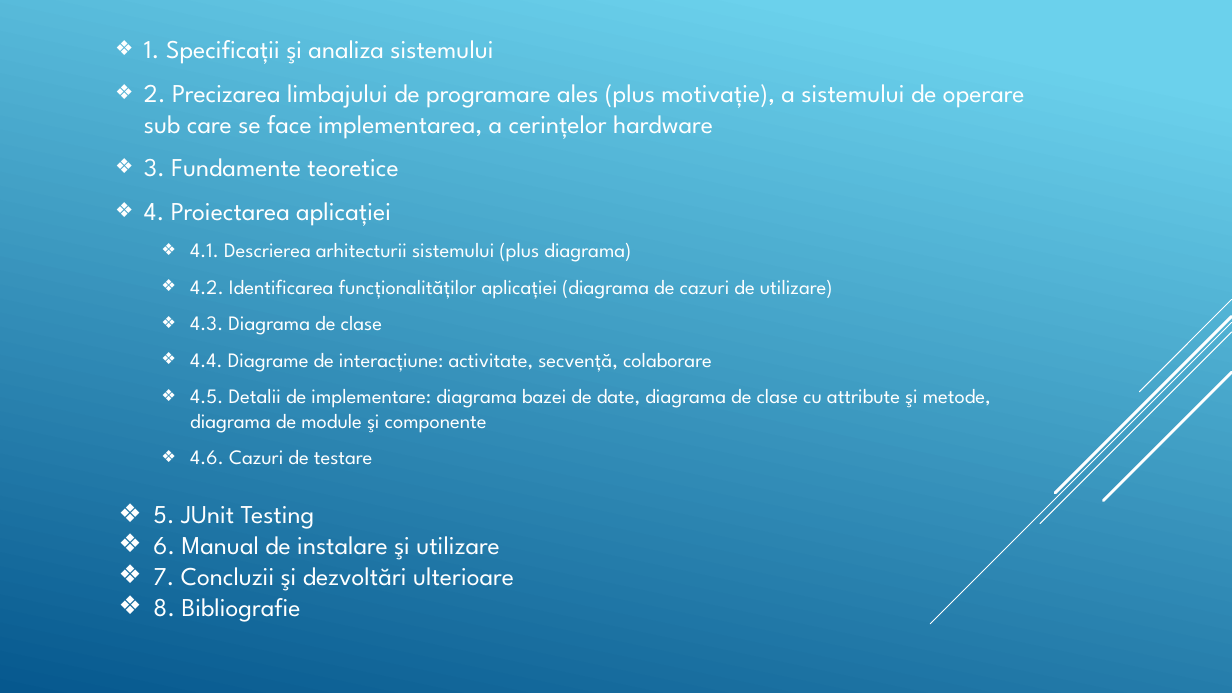
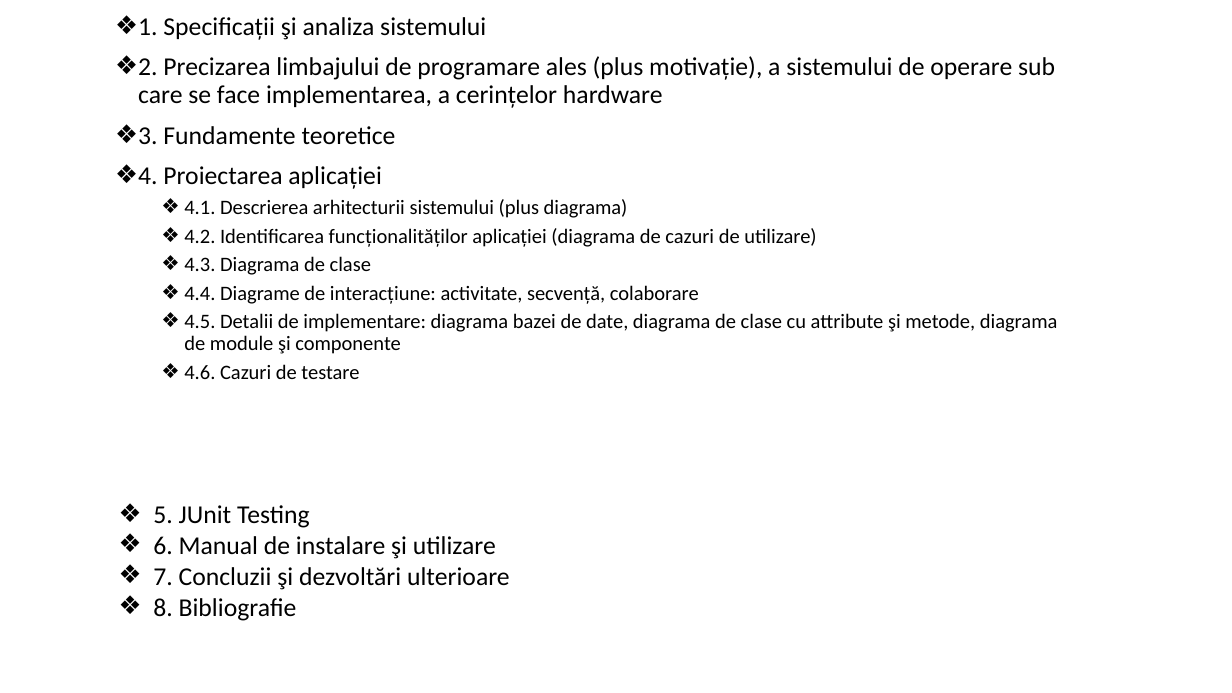
Before and after one commit to Gabiqb/HTTPS-Email-Server, a slide deck: slide 2 of DesignProiect - Pucani Liviu, Tanul Gabriel.pptx. Drawn at 1232x693 pixels with LibreOffice and Linux fonts; fonts in the diff are those of the drawing. Boxes give left, top, right and bottom in pixels: in the first picture for what was removed or moved away, otherwise in the second. Text is boxed around its words. In the diff, an @@ line names an element or a change of style, - is before the commit and + after.

```diff
--- a/DesignProiect - Pucani Liviu, Tanul Gabriel.pptx
+++ b/DesignProiect - Pucani Liviu, Tanul Gabriel.pptx
@@ background gradient #6ED2EB to #06588E to #FFFFFF @@
@@ text "1. Specificații şi analiza sistemului" at (x1=138, y1=17, x2=1058, y2=379): font League Spartan to Calibri, text colour #FFFFFF to #000000; indent changed; line spacing 1 to 0.9; less space between paragraphs; vertical alignment middle to top @@
@@ group removed at (x1=931, y1=299, x2=1232, y2=624): 5 lines @@
@@ text "5. JUnit Testing" at (x1=153, y1=505, x2=510, y2=621): font League Spartan to Calibri, text colour #FFFFFF to #000000 @@
```
Also in this commit, not shown: 33 other slides changed, 2 other files.
